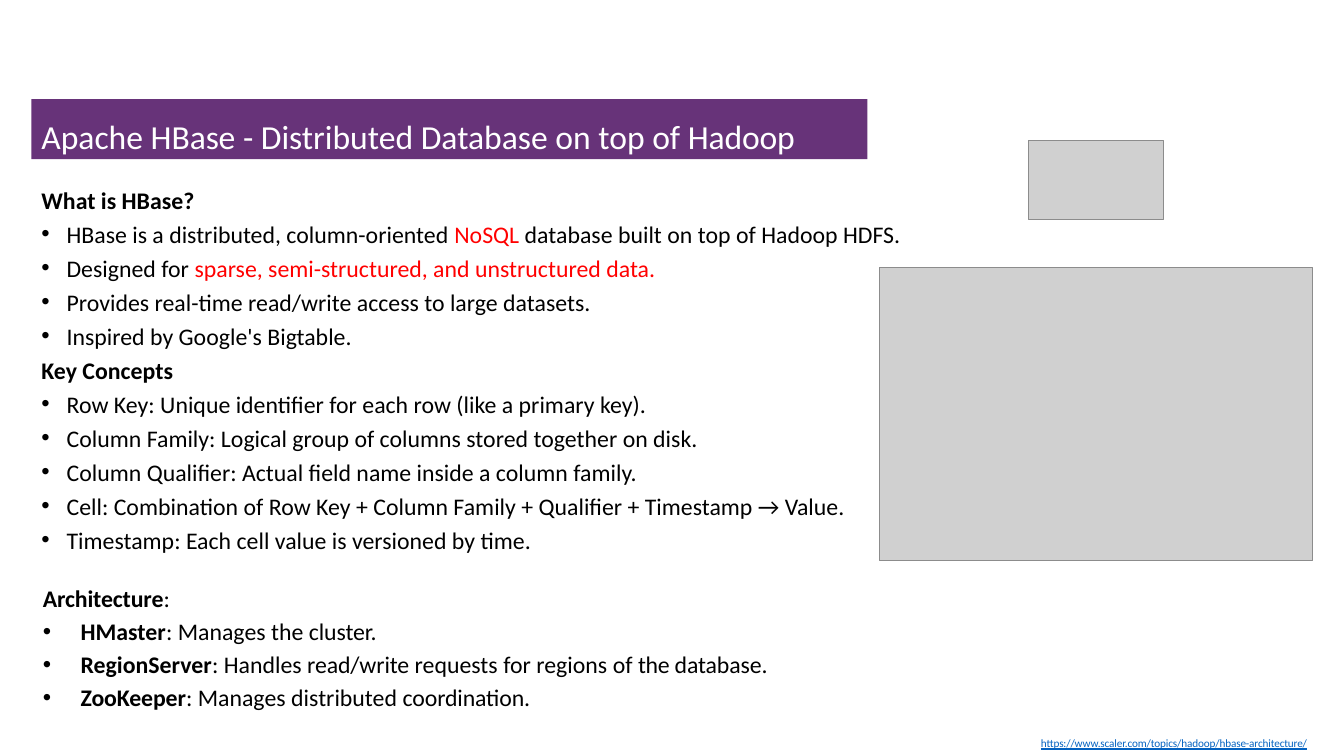
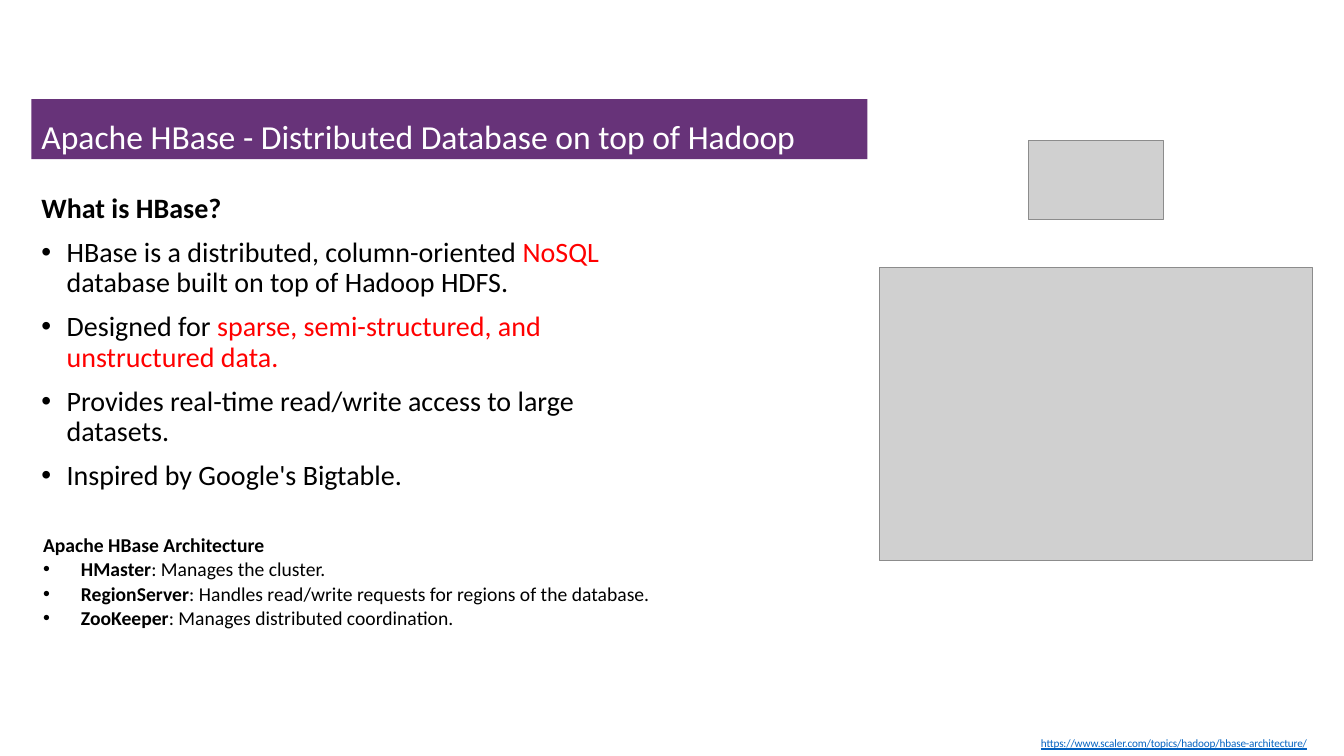
Before and after one commit to msfasha/307401-Big-Data, a slide deck: slide 15 of Lecture Notes/Section 2 - Introduction to Hadoop Eco System/2-Introduction to Hadoop Eco System.pptx. Drawn at 1344x756 pixels with LibreOffice and Linux fonts; fonts in the diff are those of the drawing; grey boxes stand for pictures; background and template pictures are left out. Boxes give left, top, right and bottom in pixels: in the first picture for what was removed or moved away, otherwise in the second. Text is boxed around its words. In the diff, an @@ line names an element or a change of style, - is before the commit and + after.

Commit message:
re-arrange files, modify hadoop echo system

```diff
--- a/Lecture Notes/Section 2 - Introduction to Hadoop Eco System/2-Introduction to Hadoop Eco System.pptx
+++ b/Lecture Notes/Section 2 - Introduction to Hadoop Eco System/2-Introduction to Hadoop Eco System.pptx
@@ text "What is HBase?" at box(41, 198, 599, 490): size 17 to 20 pt; line spacing 0.7 to 0.9 @@
@@ text at box(41, 363, 844, 710): paragraphs removed @@
-Key Concepts
-• Row Key: Unique identifier for each row (like a primary key).
-• Column Family: Logical group of columns stored together on disk.
-• Column Qualifier: Actual field name inside a column family.
-• Cell: Combination of Row Key + Column Family + Qualifier + Timestamp → Value.
-• Timestamp: Each cell value is versioned by time.
-Architecture:
-• HMaster: Manages the cluster.
-• RegionServer: Handles read/write requests for regions of the database.
-• ZooKeeper: Manages distributed coordination.
@@ text added at box(43, 538, 649, 629), 14 pt, text #000000 @@
+Apache HBase Architecture
+• HMaster: Manages the cluster.
+• RegionServer: Handles read/write requests for regions of the database.
+• ZooKeeper: Manages distributed coordination.
```
Also in this commit, not shown: 5 other slides changed, 5 slides added, 1 slide removed, 1 other file.
